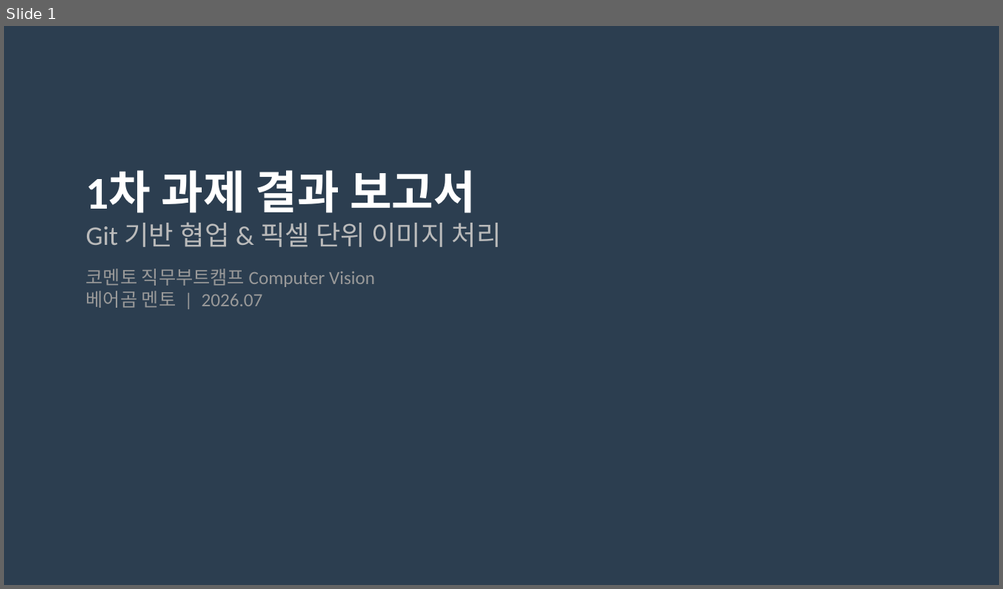
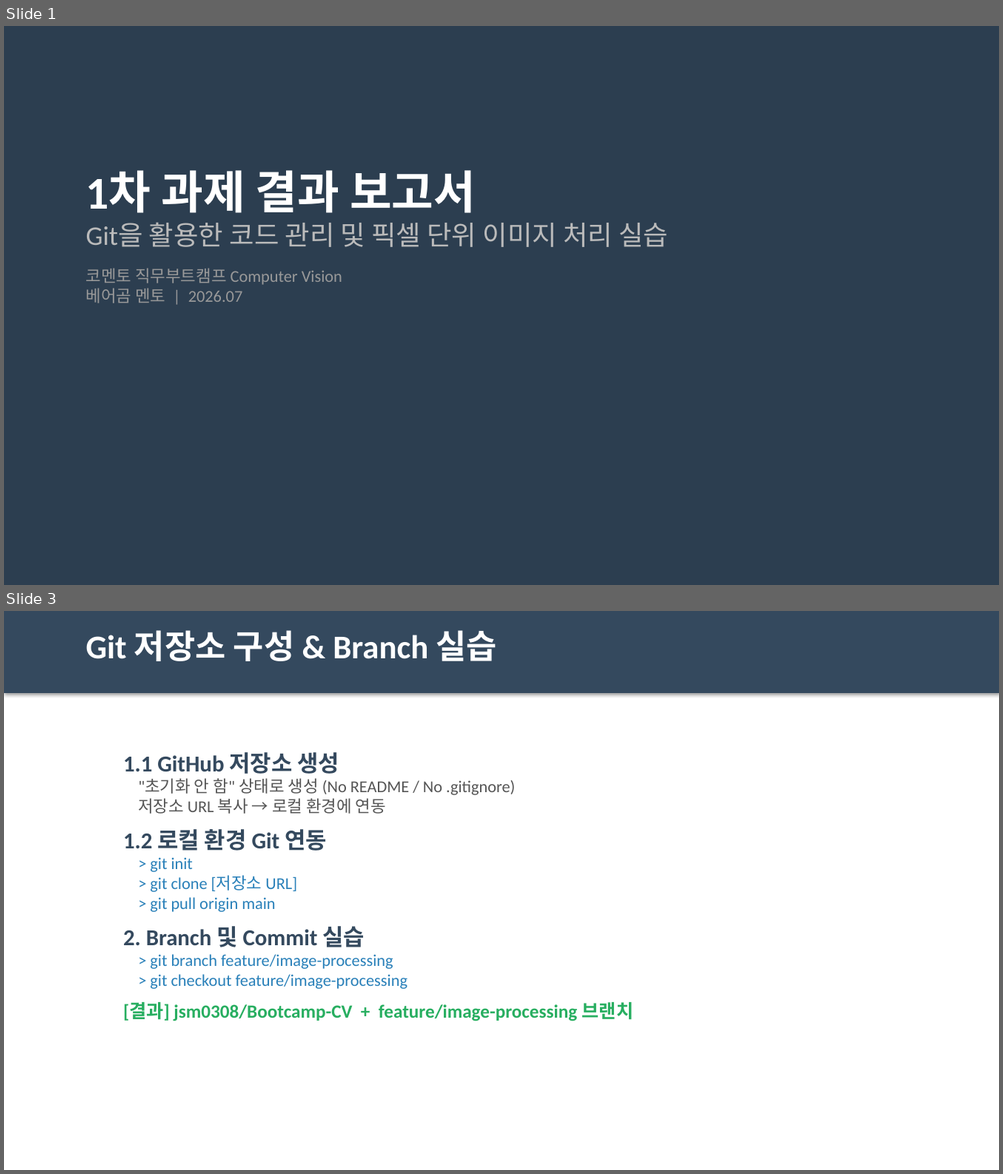
Before and after one commit to jsm0308/Bootcamp-CV, a slide deck: presentation.pptx. Shown one above the other, each under a label of ours: slide 1 before the commit, slides 1 and 3 after it; the slides between them are not shown. The pictures are 1003x589 and 1003x1174 pixels, drawn with LibreOffice and Linux fonts; fonts in the diff are those of the drawing. Boxes give left, top, right and bottom in pixels: in the first picture for what was removed or moved away, otherwise in the second. Text is boxed around its words. In the diff, an @@ line names an element or a change of style, - is before the commit and + after.

```diff
--- a/presentation.pptx
+++ b/presentation.pptx
@@ slide 3 added at (x1=4, y1=611, x2=999, y2=1170), background #FFFFFF @@
@@ rectangle added at (x1=4, y1=611, x2=999, y2=693), fill #34495E @@
@@ text added at (x1=86, y1=630, x2=497, y2=661), 32 pt, text #FFFFFF, bold @@
+Git 저장소 구성 & Branch 실습
@@ text added at (x1=123, y1=752, x2=634, y2=1022), 16 pt, text #2980B9 @@
+1.1 GitHub 저장소 생성
+"초기화 안 함" 상태로 생성 (No README / No .gitignore)
+저장소 URL 복사 → 로컬 환경에 연동
+1.2 로컬 환경 Git 연동
+> git init
+> git clone [저장소 URL]
+> git pull origin main
+2. Branch 및 Commit 실습
+> git branch feature/image-processing
+> git checkout feature/image-processing
+[결과] jsm0308/Bootcamp-CV + feature/image-processing 브랜치
@@ slide 1 changed as well @@
@@ text at (x1=86, y1=222, x2=668, y2=247): text changed @@
-Git 기반 협업 & 픽셀 단위 이미지 처리
+Git을 활용한 코드 관리 및 픽셀 단위 이미지 처리 실습
@@ text at (x1=86, y1=268, x2=342, y2=304): size 18 to 16 pt in "코멘토 직무부트캠프 Computer Vision", "베어곰 멘토 | 2026.07" @@
```
Also in this commit, not shown: 1 other slide changed, 6 other slides added, 14 slides removed, 6 other files.
